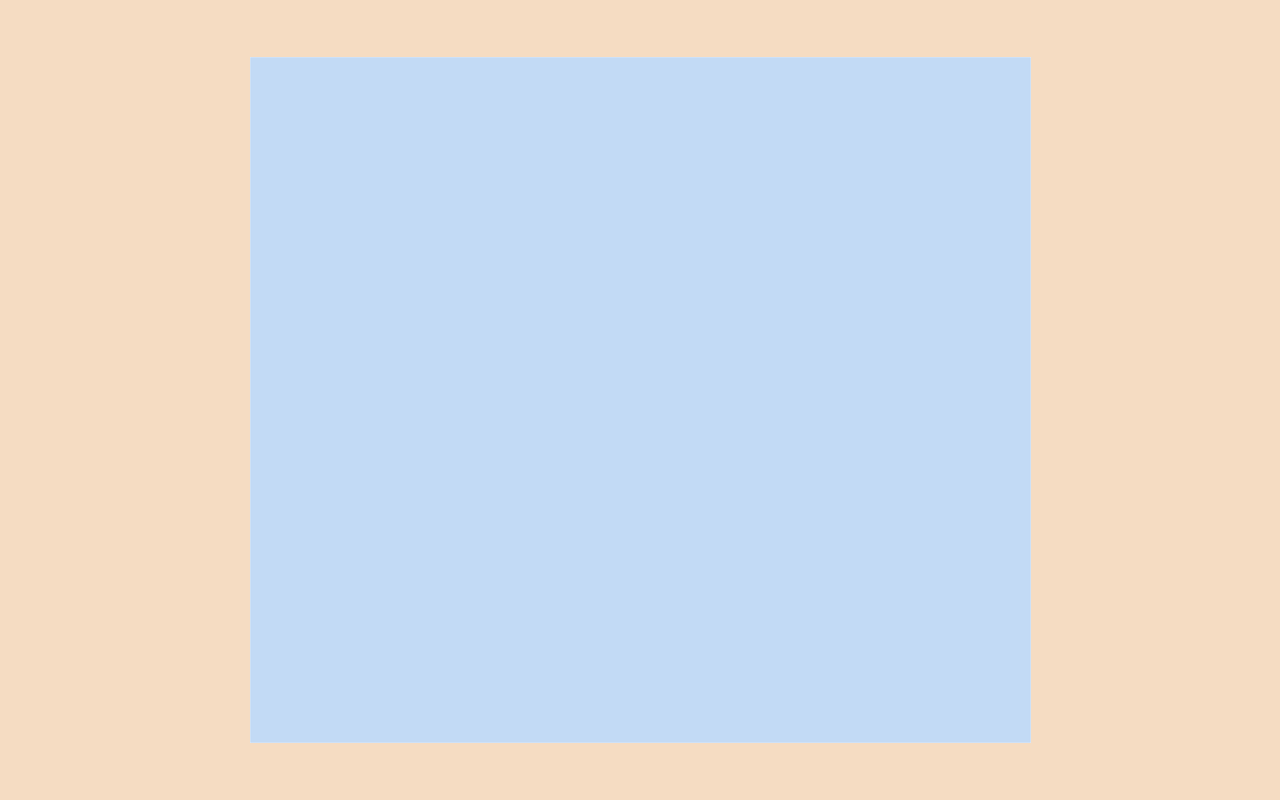
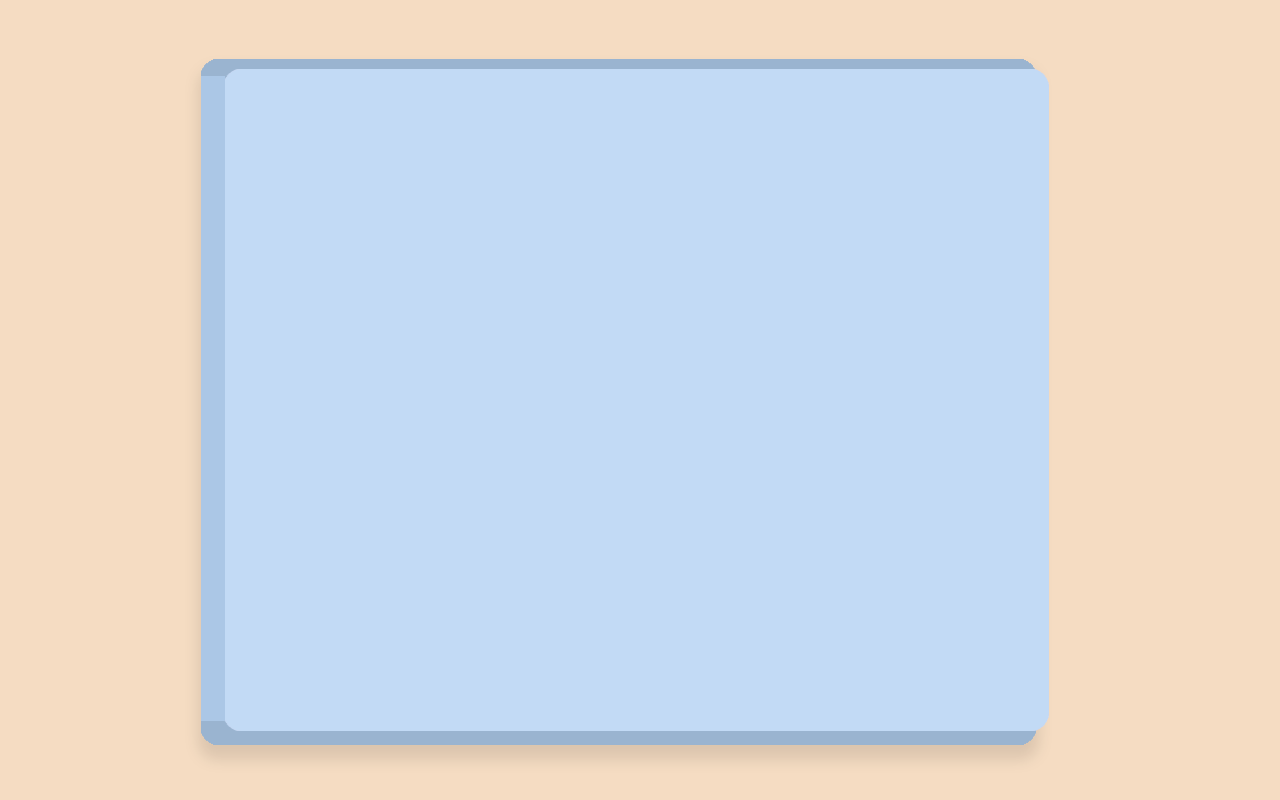
Before/after of a 1280px x 800px layered artwork. What changed in the layer stack:
removed layer "book cover" (2nd of 2, in "book cover") from group "book cover" over [250, 57, 1031, 743]
added layer "book spine" in group "book cover" over [201, 76, 225, 721]
added layer "front book" in group "book cover" over [223, 69, 1049, 731]
added layer "back book" in group "book cover" over [201, 59, 1036, 745]
